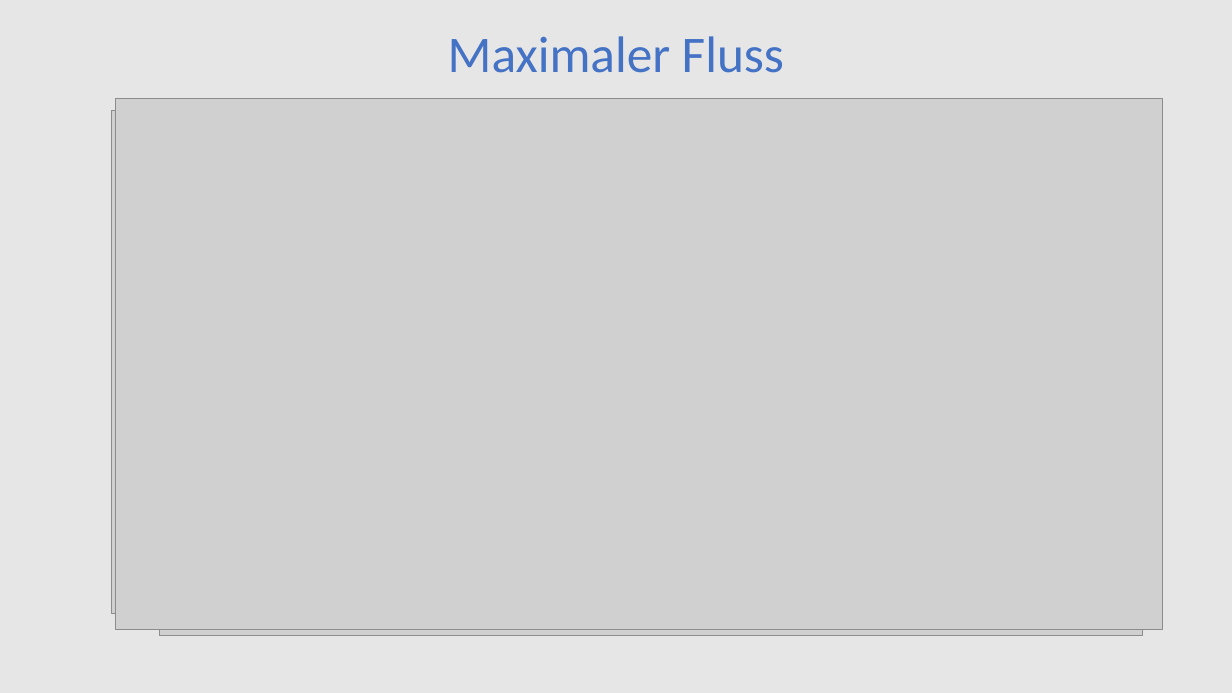
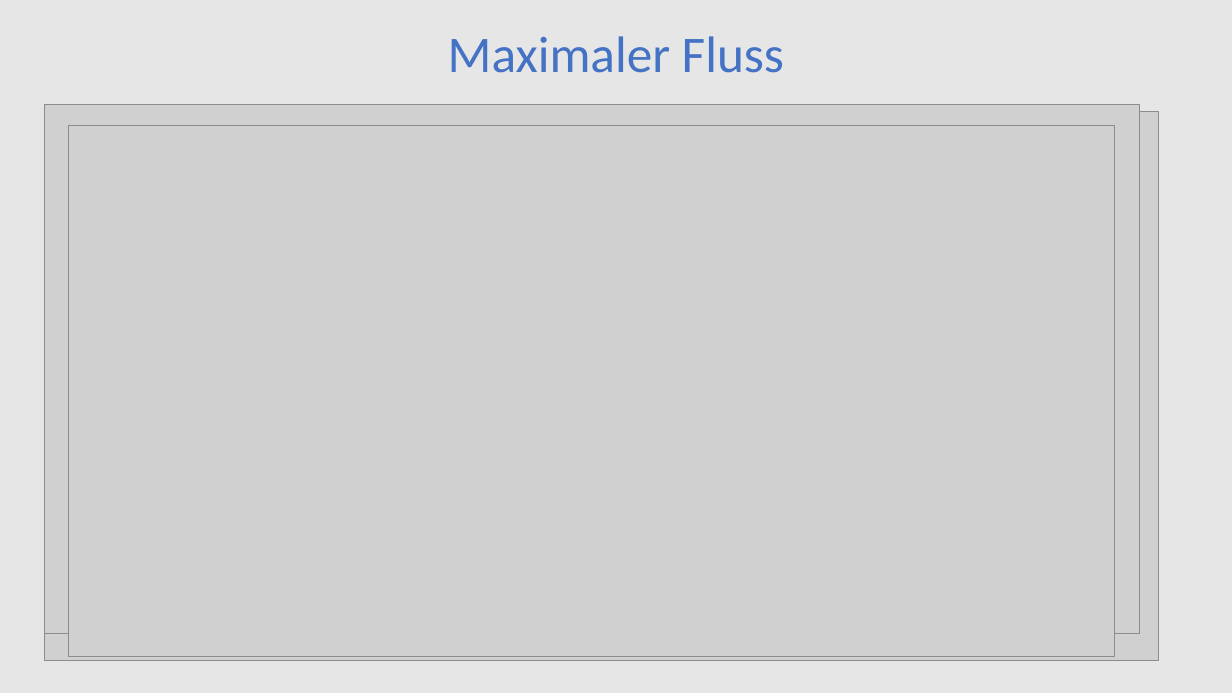
Before and after one commit to DerAlexx/Angewandte-Mathematik, a slide deck: slide 20 of Praktikum_6/Abgabe 6.pptx. Drawn at 1232x693 pixels with LibreOffice and Linux fonts; fonts in the diff are those of the drawing; grey boxes stand for pictures. Boxes give left, top, right and bottom in pixels: in the first picture for what was removed or moved away, otherwise in the second. Text is boxed around its words. In the diff, an @@ line names an element or a change of style, - is before the commit and + after.

```diff
--- a/Praktikum_6/Abgabe 6.pptx
+++ b/Praktikum_6/Abgabe 6.pptx
@@ picture: place and size @@
-picture at [112, 111, 1143, 614]
+picture at [44, 104, 1140, 633]
@@ picture: place and size @@
-picture at [160, 152, 1143, 636]
+picture at [44, 112, 1159, 661]
@@ picture: place and size @@
-picture at [116, 98, 1163, 629]
+picture at [68, 125, 1115, 656]
```
Also in this commit, not shown: 1 other slide changed.
